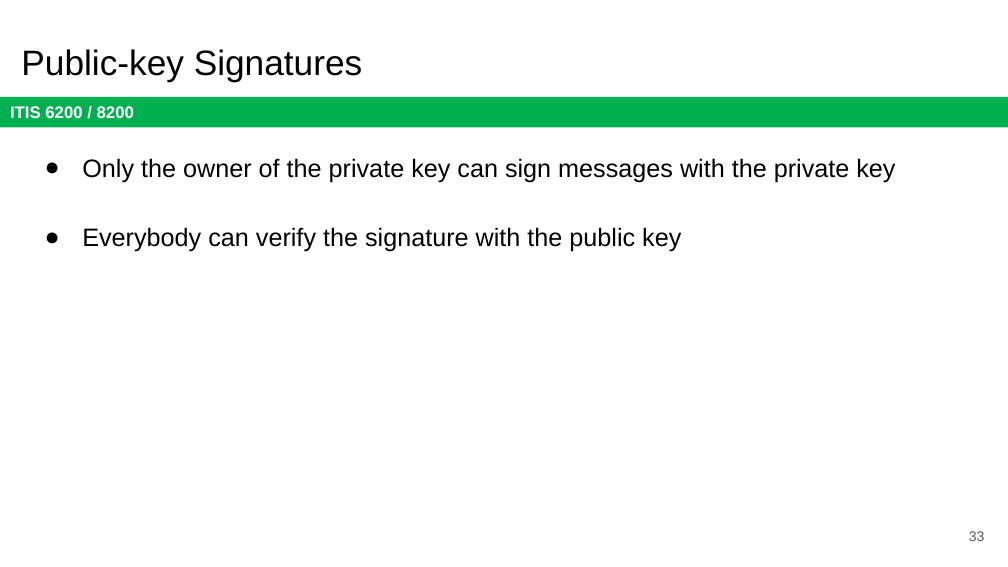
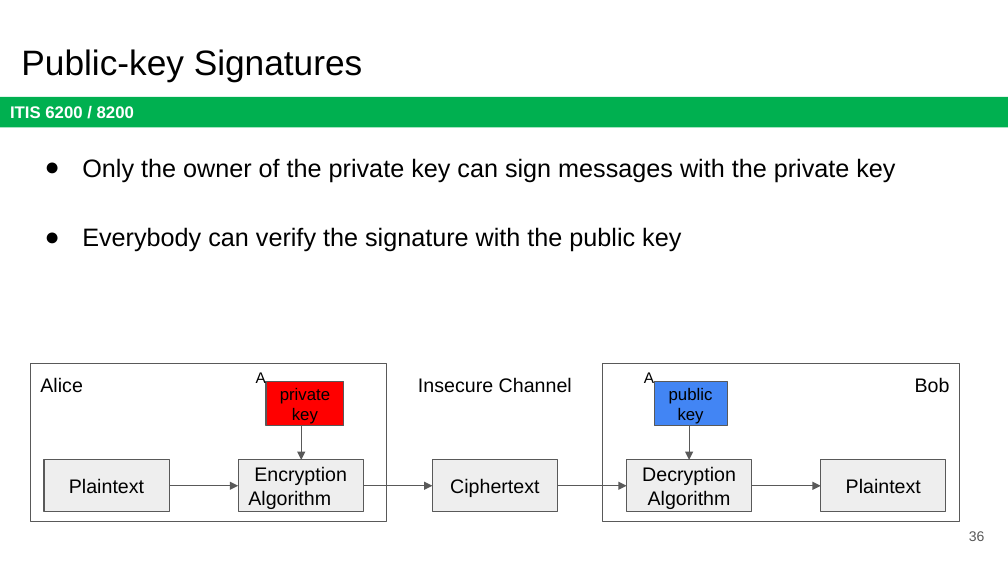
Before and after one commit to jx5c/github.io, a slide deck: slide 36 of teaching/ITIS6200/2023fa/lectures/lec06.pptx (slide 33 before the commit). Drawn at 1008x567 pixels with LibreOffice and Linux fonts; fonts in the diff are those of the drawing. Boxes give left, top, right and bottom in pixels: in the first picture for what was removed or moved away, otherwise in the second. Text is boxed around its words. In the diff, an @@ line names an element or a change of style, - is before the commit and + after.

```diff
--- a/teaching/ITIS6200/2023fa/lectures/lec06.pptx
+++ b/teaching/ITIS6200/2023fa/lectures/lec06.pptx
@@ text added at [256,372,266,387], 11 pt, text #000000 @@
+A
@@ rectangle added at [266,382,344,426], fill #FF0000, outline #595959 0.75 pt, 12 pt, text #000000 @@
+private key
@@ group added at [30,363,960,521]: 3 rectangles, 3 texts @@
+Plaintext
+Alice
+Bob
+Insecure Channel
@@ text added at [644,372,654,383], 11 pt, text #000000 @@
+A
@@ rectangle added at [654,381,727,425], fill #4285F4, outline #595959 0.75 pt, 12 pt, text #000000 @@
+public key
@@ arrow added from (301, 425) to (301, 460), #595959 0.75 pt @@
@@ arrow added from (689, 425) to (689, 460), #595959 0.75 pt @@
@@ rectangle added at [238,460,363,511], fill #EEEEEE, outline #595959 0.75 pt, 14 pt, text #000000 @@
+Encryption Algorithm
@@ rectangle added at [432,460,557,511], fill #EEEEEE, outline #595959 0.75 pt, 14 pt, text #000000 @@
+Ciphertext
@@ rectangle added at [627,460,752,511], fill #EEEEEE, outline #595959 0.75 pt, 14 pt, text #000000 @@
+Decryption Algorithm
@@ rectangle added at [821,460,946,511], fill #EEEEEE, outline #595959 0.75 pt, 14 pt, text #000000 @@
+Plaintext
@@ arrow added from (169, 486) to (238, 486), #595959 0.75 pt @@
@@ arrow added from (363, 486) to (432, 486), #595959 0.75 pt @@
@@ arrow added from (557, 486) to (627, 486), #595959 0.75 pt @@
@@ arrow added from (752, 486) to (821, 486), #595959 0.75 pt @@
@@ page number at [969,531,985,541]: text changed @@
-33
+36
```
Also in this commit, not shown: 13 other slides changed, 5 slides added, 3 slides removed, 3 other files.
